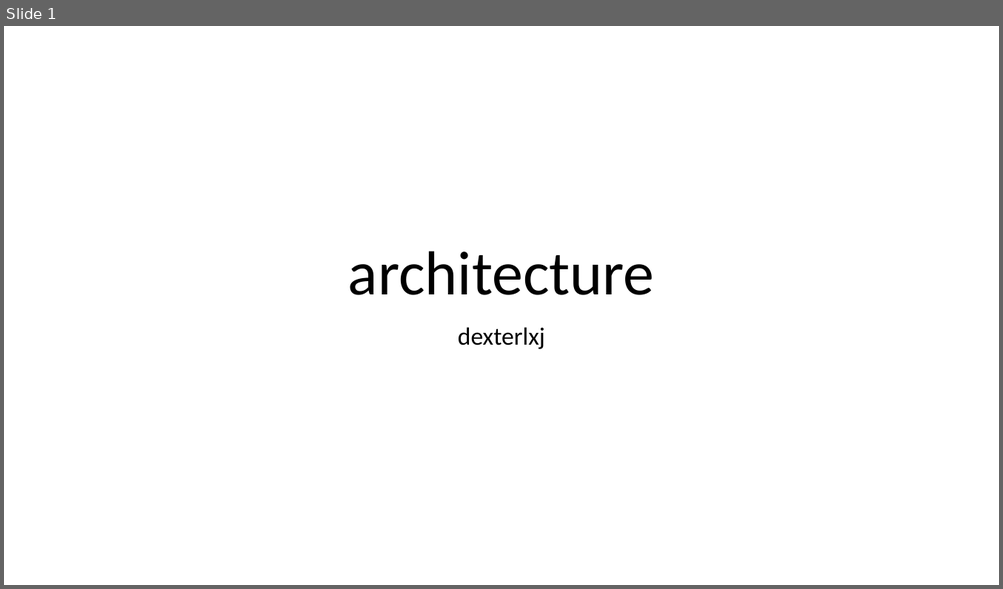
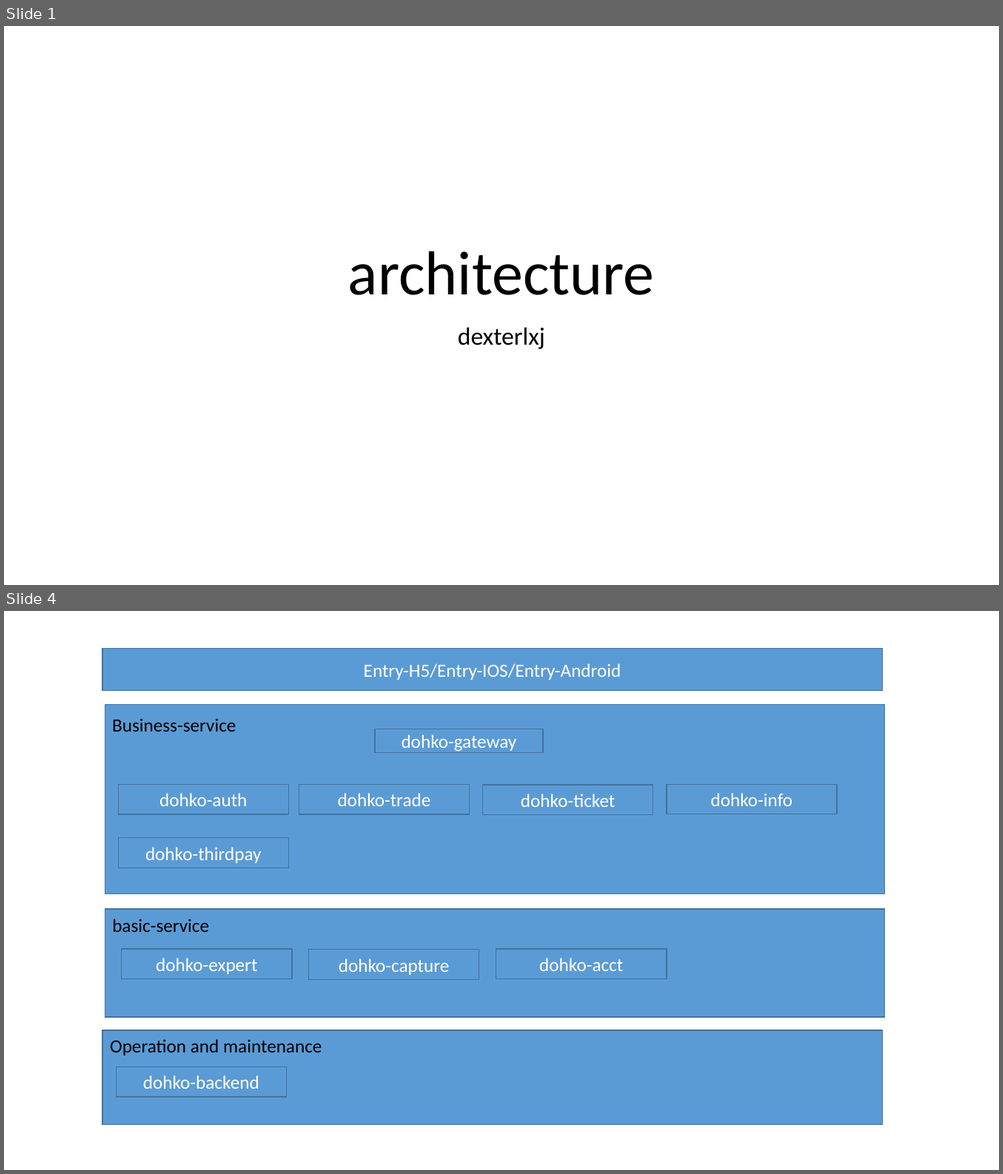
Before and after one commit to leixiangjian/design, a slide deck: architecture.pptx. Shown one above the other, each under a label of ours: slide 1 before the commit, slides 1 and 4 after it; the slides between them are not shown. The pictures are 1003x589 and 1003x1174 pixels, drawn with LibreOffice and Linux fonts; fonts in the diff are those of the drawing. Boxes give left, top, right and bottom in pixels: in the first picture for what was removed or moved away, otherwise in the second. Text is boxed around its words. In the diff, an @@ line names an element or a change of style, - is before the commit and + after.

```diff
--- a/architecture.pptx
+++ b/architecture.pptx
@@ slide 4 added at bbox=[4, 611, 999, 1170], background #FFFFFF @@
@@ rectangle added at bbox=[102, 648, 882, 691], fill #5B9BD5, outline #43739E 1 pt, 18 pt, text #FFFFFF @@
+Entry-H5/Entry-IOS/Entry-Android
@@ rectangle added at bbox=[105, 705, 885, 894], fill #5B9BD5, outline #43739E 1 pt @@
@@ text added at bbox=[112, 718, 236, 732], 18 pt, text #000000 @@
+Business-service
@@ rectangle added at bbox=[375, 729, 543, 753], fill #5B9BD5, outline #43739E 1 pt, 18 pt, text #FFFFFF @@
+dohko-gateway
@@ rectangle added at bbox=[118, 785, 288, 815], fill #5B9BD5, outline #43739E 1 pt, 18 pt, text #FFFFFF @@
+dohko-auth
@@ rectangle added at bbox=[299, 785, 469, 815], fill #5B9BD5, outline #43739E 1 pt, 18 pt, text #FFFFFF @@
+dohko-trade
@@ rectangle added at bbox=[483, 785, 653, 815], fill #5B9BD5, outline #43739E 1 pt, 18 pt, text #FFFFFF @@
+dohko-ticket
@@ rectangle added at bbox=[666, 784, 836, 814], fill #5B9BD5, outline #43739E 1 pt, 18 pt, text #FFFFFF @@
+dohko-info
@@ rectangle added at bbox=[118, 838, 288, 868], fill #5B9BD5, outline #43739E 1 pt, 18 pt, text #FFFFFF @@
+dohko-thirdpay
@@ rectangle added at bbox=[105, 909, 885, 1017], fill #5B9BD5, outline #43739E 1 pt @@
@@ text added at bbox=[112, 919, 209, 932], 18 pt, text #000000 @@
+basic-service
@@ rectangle added at bbox=[122, 949, 292, 979], fill #5B9BD5, outline #43739E 1 pt, 18 pt, text #FFFFFF @@
+dohko-expert
@@ rectangle added at bbox=[308, 950, 478, 980], fill #5B9BD5, outline #43739E 1 pt, 18 pt, text #FFFFFF @@
+dohko-capture
@@ rectangle added at bbox=[495, 949, 666, 979], fill #5B9BD5, outline #43739E 1 pt, 18 pt, text #FFFFFF @@
+dohko-acct
@@ rectangle added at bbox=[102, 1031, 882, 1125], fill #5B9BD5, outline #43739E 1 pt @@
@@ text added at bbox=[110, 1039, 321, 1056], 18 pt, text #000000 @@
+Operation and maintenance
@@ rectangle added at bbox=[116, 1068, 286, 1097], fill #5B9BD5, outline #43739E 1 pt, 18 pt, text #FFFFFF @@
+dohko-backend
```
Also in this commit, not shown: 3 other slides added, 1 slide removed.
